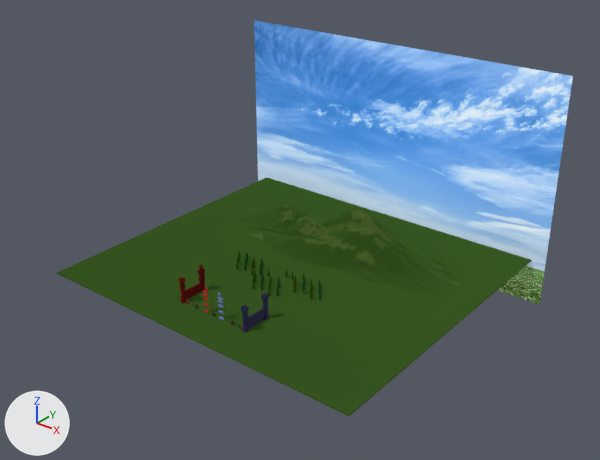
The Blender file blender/level1.blend: old version first, new version second.
Before and after are seen from a camera (50 mm lens) standing at (520.0, -510.0, 447.0) and looking at (11.0, 127.0, 52.0). Arrows for +X, +Y and +Z are at lower left; the lights stay in place. The older version comes first. Objects named as collision shapes, trigger or cutter boxes, shadow casters or lower levels of detail are left out.

Before the edit, the objects in view are built like this:
```python
me_bg = bpy.data.meshes.new('bg')
me_bg.from_pydata(...)  # 4 vertices, 1 face; spans x -0.8..0.8, y -0.5..0.5, z 0.0
me_bg.materials.append(mat_bg)
me_mountain_b_0_001 = bpy.data.meshes.new('Mountain_B_0.001')
me_mountain_b_0_001.from_pydata(...)  # 3690 vertices, 1230 faces; spans x -0.223..0.297, y -0.246..0.245, z 0.0..0.249
me_mountain_b_0_001.materials.append(mat_mountain)  # dark green #405916
me_plane = bpy.data.meshes.new('Plane')
me_plane.from_pydata(...)  # a box spanning x -50.0..50.0, y -15.0..15.0, z -1.0..0.0
me_plane.materials.append(mat_groundcolour)  # dark green #395922
ob_bg = bpy.data.objects.new('bg', me_bg)
ob_bg.location = (0.0, 314.5, 82.3)
ob_bg.rotation_euler = (1.571, 0.0, 0.0)  # degrees (90, 0, 0)
ob_bg.scale = (271.0, 271.0, 271.0)
ob_mountain_b_0 = bpy.data.objects.new('Mountain_B_0', me_mountain_b_0_001)
ob_mountain_b_0.parent = ob_mountain
ob_mountain_b_0.location = (0.0, 0.0, 0.0)
ob_plane_colvis = bpy.data.objects.new('Plane-ColVis', me_plane)
ob_plane_colvis.location = (0.0, 155.8, 0.0)
ob_plane_colvis.scale = (4.0, 13.3, 1.0)
# also in view: 'Mountain_A_0' at (9.0, 207.0, 22.0)
```
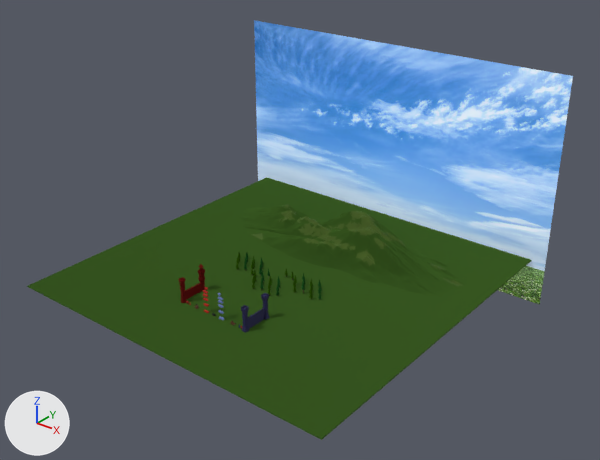
What the commit changed:
Object 'Plane-ColVis' (ob_plane_colvis) moves from (0.0, 155.8, 0.0) to (0.0, 117.8, 0.0).

Changed parts and their boxes [x1, y1, x2, y2] in the pictures (600 x 460 px):
'Plane-ColVis', moved
    before: [56, 177, 532, 416]
    after: [27, 177, 532, 440]
